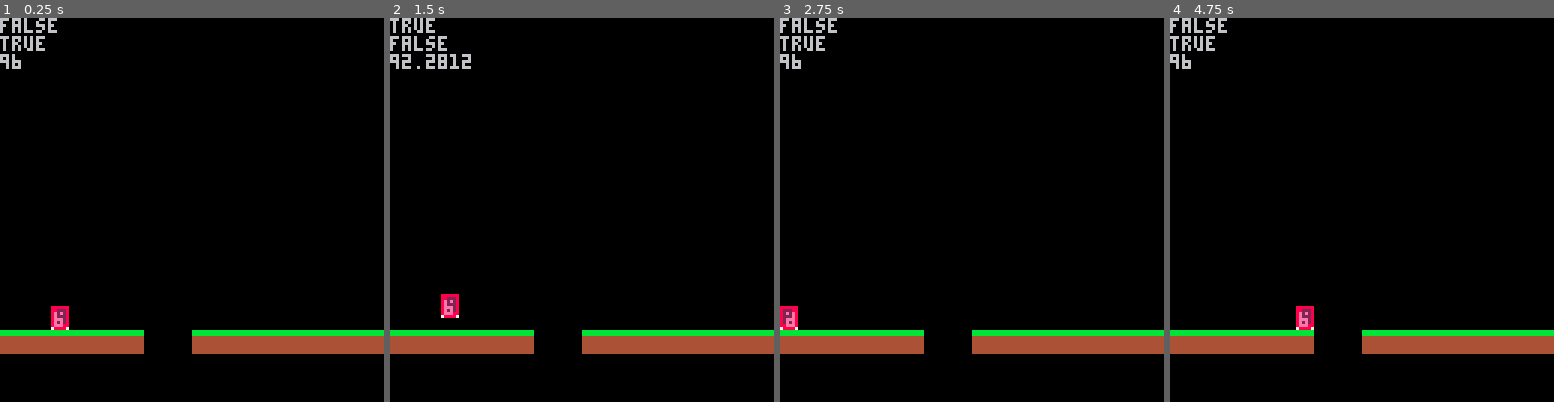
Above: before the commit, frames 1-4 (left to right).
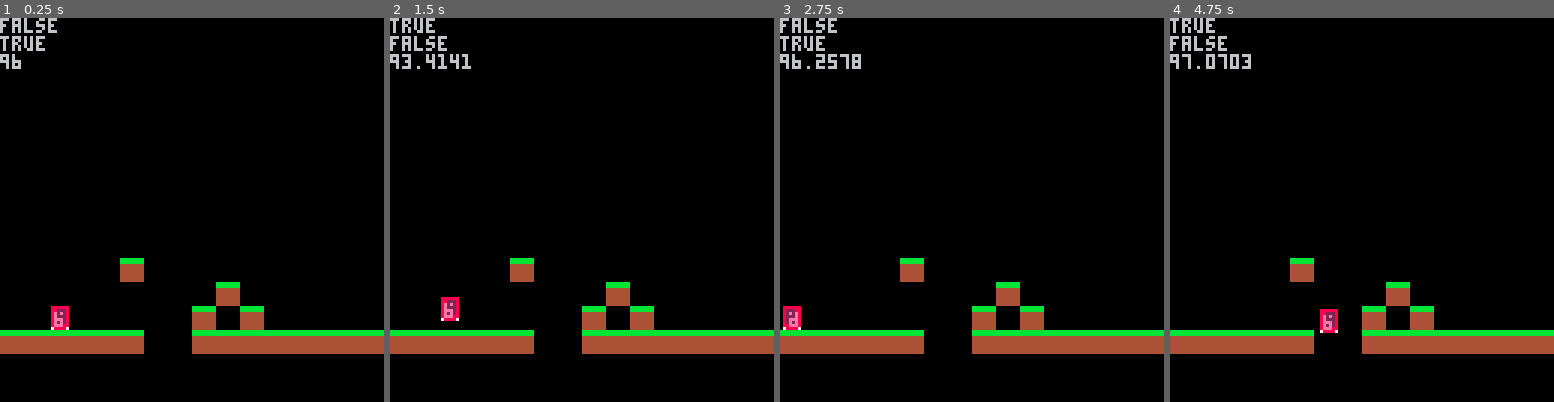
Above: after the commit, the same moments.

Repository: djkramnik/nintendont
Game: PICO-8 cartridge nintendont.p8
Same seed, same stepped clock (60 frames per second), same inputs: the game is played once before the commit and once after it.
Inputs:
- Up to frame 1 (0.25 s): no input
- Up to frame 2 (1.5 s): tap O (Z key) at 0.33, 0.7, 1.43 s; tap X (X key) at 1.07 s
- Up to frame 3 (2.75 s): hold Left 1.97-2.37 s; tap X (X key) at 2.07, 2.4, 2.73 s; tap O (Z key) at 2.22 s
- Up to frame 4 (4.75 s): hold Right 2.87-3.53 s; tap X (X key) every 0.33 s from 3.07 to 4.73 s; tap O (Z key) at 3.1, 3.98 s; hold Right 4.13-4.53 s

The runs differ from the first frame. In frame 1, 1.6% of the frame differs, in the area x 31-69%, y 62-82%; in frame 2, 2.0%; in frame 3, 2.1%; in frame 4, 2.8%, in the area x 0-69%, y 0-83%.

Commit message:
adam alone

Diff:
--- a/nintendont.p8
+++ b/nintendont.p8
@@ -117,7 +117,6 @@
     v=0
     jtick=0
     vdisp=0
-    ny=inity
     btntick=0
     btnrls=false
   end
@@ -150,8 +149,16 @@
   end
 
   ny -= ydelta
-  if (ny > 128) then
+  if (ny > 128 or ny < 0) then
    ny = 0
+  end
+  if (nx > 128 or nx < 0) then
+   nx = 0
+   if (leftie) then
+    hv=0
+    speed = 0
+   end
+
   end
 
 end
@@ -219,9 +226,9 @@
 0300000000000000000000000000000000000000000000000000000000000000000000000000000000000000000000000000000000000000000000000000000000000000000000000000000000000000000000000000000000000000000000000000000000000000000000000000000000000000000000000000000000000000
 0300000000000000000000000000000000000000000000000000000000000000000000000000000000000000000000000000000000000000000000000000000000000000000000000000000000000000000000000000000000000000000000000000000000000000000000000000000000000000000000000000000000000000
 0300000000000000000000000000000000000000000000000000000000000000000000000000000000000000000000000000000000000000000000000000000000000000000000000000000000000000000000000000000000000000000000000000000000000000000000000000000000000000000000000000000000000000
-0300000000000000000000000000000000000000000000000000000000000000000000000000000000000000000000000000000000000000000000000000000000000000000000000000000000000000000000000000000000000000000000000000000000000000000000000000000000000000000000000000000000000000
-0300000000000000000000000000000000000000000000000000000000000000000000000000000000000000000000000000000000000000000000000000000000000000000000000000000000000000000000000000000000000000000000000000000000000000000000000000000000000000000000000000000000000000
-0300000000000000000000000000000000000000000000000000000000000000000000000000000000000000000000000000000000000000000000000000000000000000000000000000000000000000000000000000000000000000000000000000000000000000000000000000000000000000000000000000000000000000
+0300030000020000000000000000000000000000000000000000000000000000000000000000000000000000000000000000000000000000000000000000000000000000000000000000000000000000000000000000000000000000000000000000000000000000000000000000000000000000000000000000000000000000
+0300000000000000000200000000000000000000000000000000000000000000000000000000000000000000000000000000000000000000000000000000000000000000000000000000000000000000000000000000000000000000000000000000000000000000000000000000000000000000000000000000000000000000
+0300000000000000020002000000000000000000000000000000000000000000000000000000000000000000000000000000000000000000000000000000000000000000000000000000000000000000000000000000000000000000000000000000000000000000000000000000000000000000000000000000000000000000
 0202020202020303020202020202020203000000000000000000000000000000000000000000000000000000000000000000000000000000000000000000000000000000000000000000000000000000000000000000000000000000000000000000000000000000000000000000000000000000000000000000000000000000
 0300000000000000000000000000000000000000000000000000000000000000000000000000000000000000000000000000000000000000000000000000000000000000000000000000000000000000000000000000000000000000000000000000000000000000000000000000000000000000000000000000000000000000
 0300000000000000000000000000000000000000000000000000000000000000000000000000000000000000000000000000000000000000000000000000000000000000000000000000000000000000000000000000000000000000000000000000000000000000000000000000000000000000000000000000000000000000
